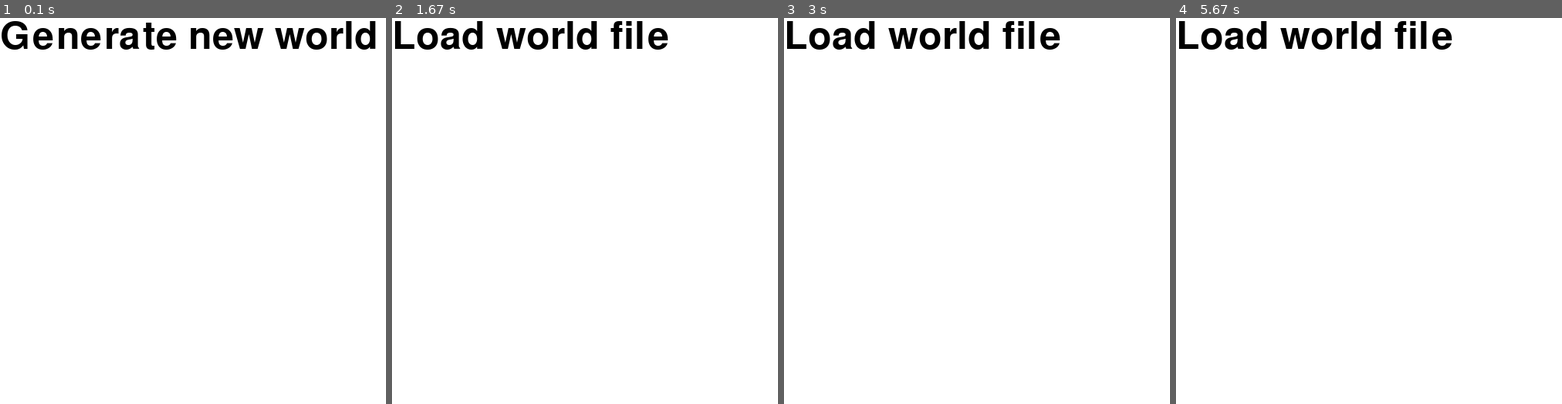
Above: before the commit, frames 1-4 (left to right).
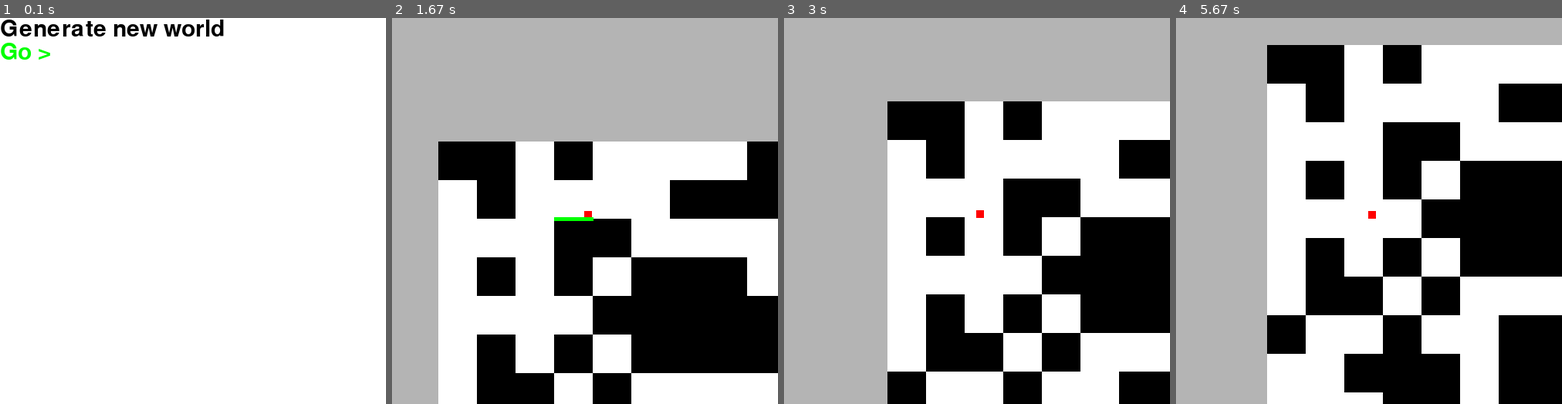
Above: after the commit, the same moments.

Repository: sillypantscoder/pygame_platformer_2
Game: pygame game, started from main.py
Same seed, same stepped clock (60 frames per second), same inputs: the game is played once before the commit and once after it.
Inputs (mouse positions are in pixels of both pictures, inside the frame that each line leads up to):
- Up to frame 1 (0.1 s): no input
- Up to frame 2 (1.67 s): click (419, 52) at 0.38 s, where only the run after the commit has a clickable "Go >"; hold Right 0.67-1.13 s; move the mouse to (569, 106) at 0.7 s; hold Right 1.17-1.63 s
- Up to frame 3 (3 s): hold Left 1.67-2.2 s; hold Left 2.23-2.63 s; hold Right from 2.67 s (still down)
- Up to frame 4 (5.67 s): release Right at 3.3 s; hold Left 3.33-3.8 s; hold Right 3.83-4.3 s; hold Up 4.33-4.63 s; hold Right 4.67-5.13 s; hold Left from 5.17 s (still down)

The runs differ from the first frame. In frame 1, 3.8% of the frame differs, in the area x 0-98%, y 0-11%; in frame 2, 68%, in the area x 0-100%, y 0-100%; in frame 3, 68%; in frame 4, 62%.

Commit message:
Added better level selection
Closing while on level selection now closes the program. Clicking "Generate new world" will toggle with "Load world file". You can click "Go >" to start the game.

Diff:
--- a/main.py
+++ b/main.py
@@ -14,34 +14,44 @@
 GRAY = (180, 180, 180)
 LIGHTRED = (255, 180, 180)
 RED = (255, 0, 0)
-WORLD = [[random.choice([0, 1]) for x in range(BOARDSIZE[0])] for y in range(BOARDSIZE[0])]
+GREEN = (0, 255, 0)
+WORLD = [[random.choice([0, 1]) for x in range(BOARDSIZE[0])] for y in range(BOARDSIZE[1])]
 CELLSIZE = 50
-FONT = pygame.font.Font(pygame.font.get_default_font(), 50)
+FONT = pygame.font.Font(pygame.font.get_default_font(), 30)
 c = pygame.time.Clock()
 
 screen = pygame.display.set_mode([500, 500])
 
 # WORLD SELECTION -----------------------------------------
 
-w = True
+wr = True
 
 running = True
 while running:
+	screen.fill(WHITE)
+	if wr:
+		w = FONT.render("Generate new world", True, BLACK)
+	else:
+		w = FONT.render("Load world file", True, BLACK)
+	screen.blit(w, (0, 0))
+	wy = w.get_height()
+	g = FONT.render("Go >", True, GREEN)
+	screen.blit(g, (0, wy))
+	gy = g.get_height() + wy
 	for event in pygame.event.get():
 			if event.type == pygame.QUIT:
-				running = False
+				pygame.quit(); exit()
 				# User clicked close button
 			if event.type == pygame.MOUSEBUTTONUP:
-				w = not w
-	screen.fill(WHITE)
-	if w:
-		screen.blit(FONT.render("Generate new world", True, BLACK), (0, 0))
-	else:
-		screen.blit(FONT.render("Load world file", True, BLACK), (0, 0))
+				pos = pygame.mouse.get_pos()
+				if pos[1] < wy:
+					wr = not wr
+				elif pos[1] < gy:
+					running = False
 	c.tick(60)
 	pygame.display.flip()
 
-if w:
+if wr:
 	f = open("world.json", "w")
 	f.write(json.dumps(WORLD).replace("], [", "],\n ["))
 	f.close()
